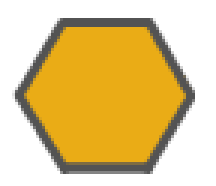
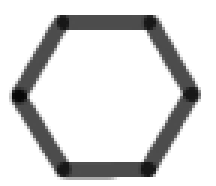
Layer changes from the first 216×186 image to the second:
showed "Pasted Layer", painted on it over [left=9, top=15, right=201, bottom=180]
removed layer "top" over [left=12, top=18, right=195, bottom=174]
hid "Transformation", opacity 100% → 31%, painted on it over [left=18, top=18, right=195, bottom=171]
added layer "bg small" above "Background" over [left=9, top=15, right=201, bottom=180]
